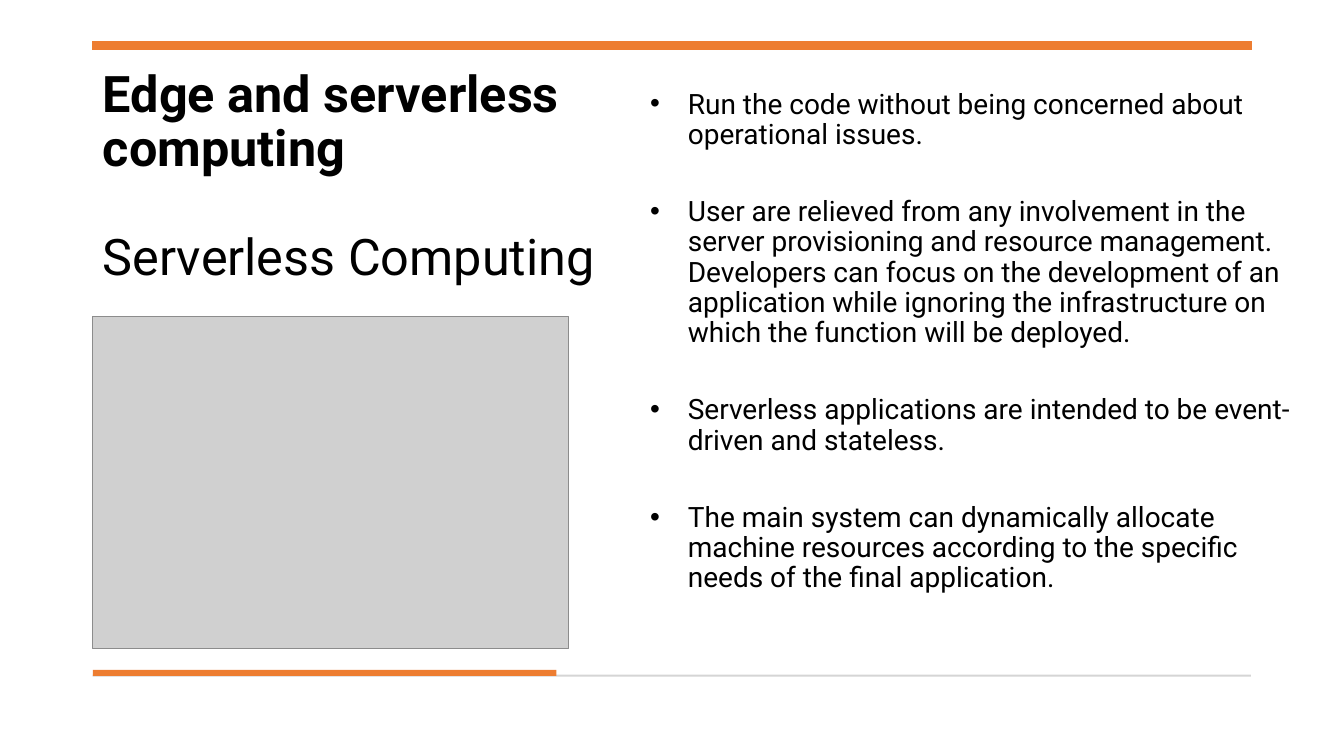
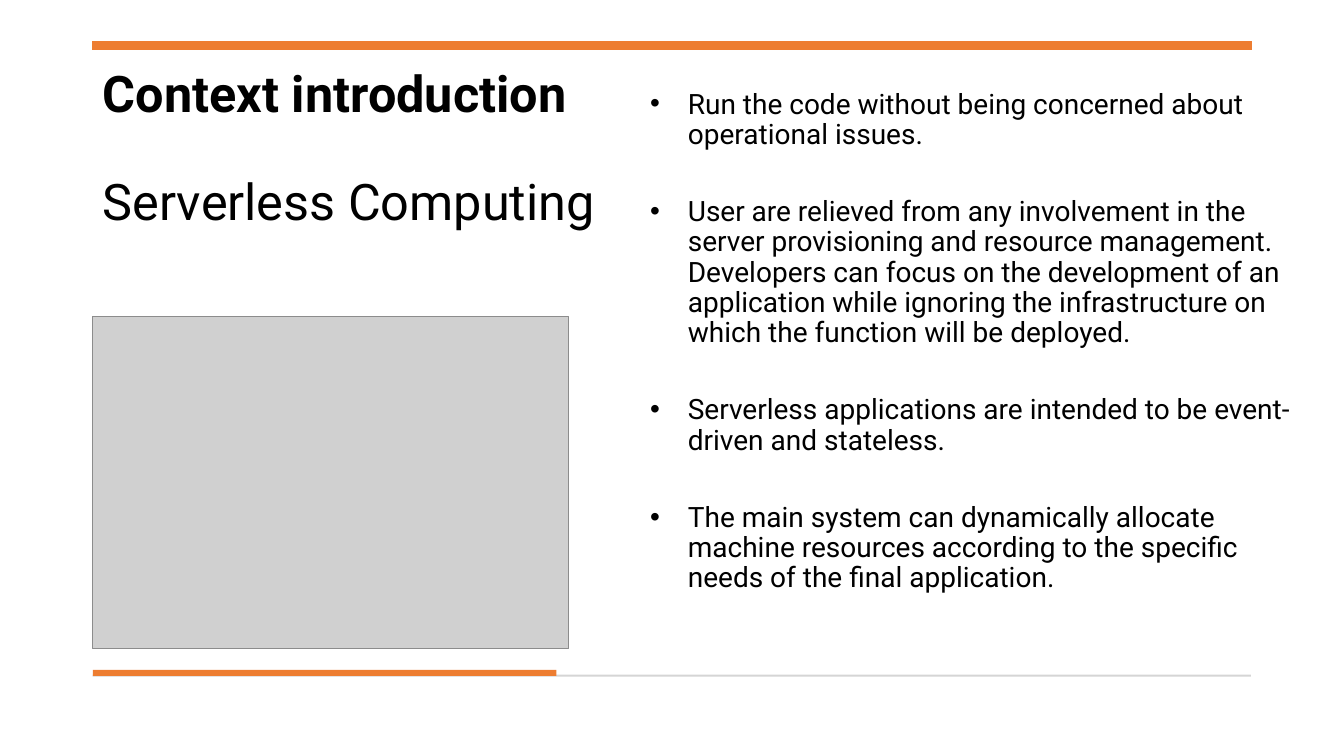
Before and after one commit to OscarPindaro/partition, a slide deck: slide 4 of PAPS.pptx. Drawn at 1344x756 pixels with LibreOffice and Linux fonts; fonts in the diff are those of the drawing; grey boxes stand for pictures. Boxes give left, top, right and bottom in pixels: in the first picture for what was removed or moved away, otherwise in the second. Text is boxed around its words. In the diff, an @@ line names an element or a change of style, - is before the commit and + after.

```diff
--- a/PAPS.pptx
+++ b/PAPS.pptx
@@ title at bbox=[103, 74, 595, 231]: text changed @@
-Edge and serverless computing
-Serverless Computing
+Context introduction
+Serverless Computing
```
Also in this commit, not shown: 5 other slides changed, 1 slide added, 1 other file.
